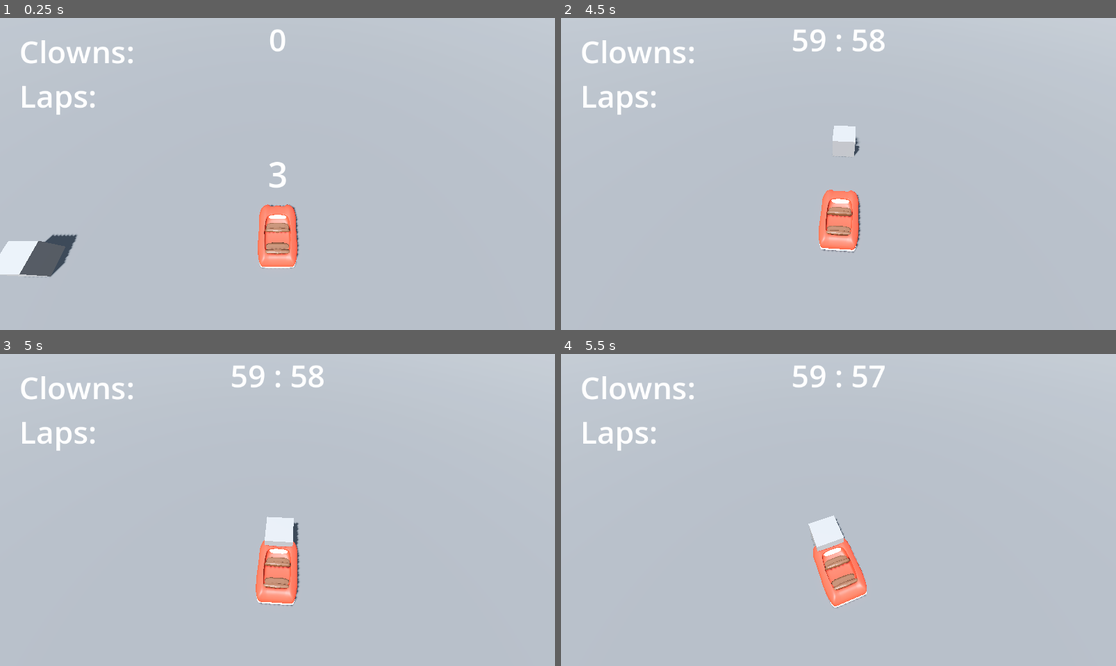
Above: before the commit, frames 1-4 (two rows, left to right).
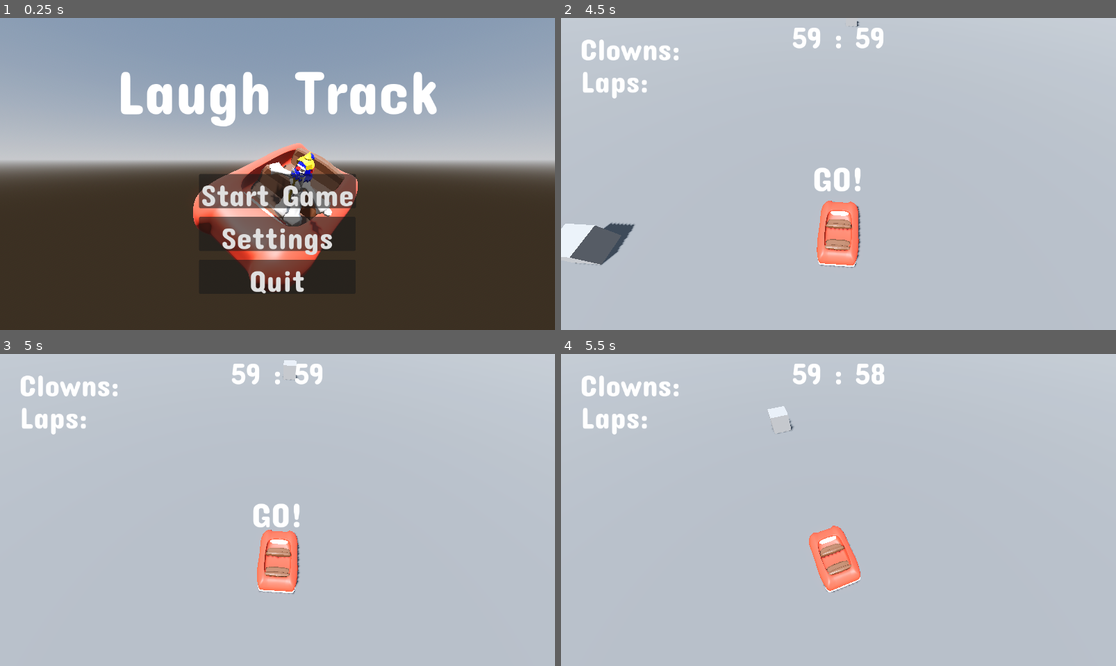
Above: after the commit, the same moments.

Repository: andyman/laughtrack
Game: Godot game, scene res://scenes/MainMenu.tscn
The game is run twice, just before and just after one commit, with the same random seed, the same clock (stepped at 60 frames per second) and the same inputs. Before the commit the project starts from res://scenes/UI_Test_main_scene_with_track_using_path3d.tscn.
Inputs (mouse positions are in pixels of both pictures, inside the frame that each line leads up to):
- Up to frame 1 (0.25 s): no input
- Up to frame 2 (4.5 s): click (838, 233) at 0.5 s, where only the run after the commit has a clickable "Settings"; click (838, 189) at 1.25 s, where only the run after the commit has a clickable "Start Game"; move the mouse to (866, 174) at 2.02 s; hold W (accelerate) from 2.03 s (still down); click (866, 174) at 2.1 s; tap Enter at 2.75 s; move the mouse to (810, 174) at 2.77 s; click (810, 174) at 2.85 s; move the mouse to (849, 167) at 3.52 s; click (849, 167) at 3.6 s; move the mouse to (832, 180) at 4.27 s; click (832, 180) at 4.35 s
- Up to frame 3 (5 s): keep holding W (accelerate)
- Up to frame 4 (5.5 s): keep holding W (accelerate); move the mouse to (877, 513) at 5.02 s; click (877, 513) at 5.1 s

The runs differ from the first frame. In frame 1, 84% of the frame differs, in the area x 0-100%, y 0-100%; in frame 2, 5.0%; in frame 3, 3.5%; in frame 4, 3.4%.
Error after the commit: Attempt to call function 'play' in base 'null instance' on a null instance. (res://scenes/SettingsButton.gd:14)

Commit message:
Main Menus and sounds

Diff:
--- a/UI/hud.tres
+++ b/UI/hud.tres
@@ -1,7 +1,7 @@
 [gd_resource type="Theme" load_steps=2 format=3 uid="uid://csmql14t37xar"]
 
-[ext_resource type="FontFile" path="res://scenes/ConcertOne-Regular.ttf" id="1_cofmt"]
+[ext_resource type="FontFile" uid="uid://dp62j3fcwq8a6" path="res://UI/ConcertOne-Regular.ttf" id="1_h26t2"]
 
 [resource]
-default_font = ExtResource("1_cofmt")
+default_font = ExtResource("1_h26t2")
 default_font_size = 64
--- a/project.godot
+++ b/project.godot
@@ -11,7 +11,7 @@
 [application]
 
 config/name="Laugh Track"
-run/main_scene="res://scenes/UI_Test_main_scene_with_track_using_path3d.tscn"
+run/main_scene="res://scenes/MainMenu.tscn"
 config/features=PackedStringArray("4.2", "Mobile")
 run/max_fps=60
 config/icon="res://icon.svg"
@@ -76,6 +76,11 @@
 "events": [Object(InputEventMouseButton,"resource_local_to_scene":false,"resource_name":"","device":-1,"window_id":0,"a …(256 unchanged characters)…
 ]
 }
+pause={
+"deadzone": 0.5,
+"events": [Object(InputEventKey,"resource_local_to_scene":false,"resource_name":"","device":-1,"window_id":0,"alt_pressed":false,"shift_pressed":false,"ctrl_pressed":false,"meta_pressed":false,"pressed":false,"keycode":0,"physical_keycode":80,"key_label":0,"unicode":112,"echo":false,"script":null)
+]
+}
 
 [layer_names]
 
--- /dev/null
+++ b/scenes/MainMenu.tscn
@@ -0,0 +1,103 @@
+[gd_scene load_steps=11 format=3 uid="uid://dawgdax5wtcwx"]
+
+[ext_resource type="PackedScene" uid="uid://bs4d23cmbkc4m" path="res://artwork/clowns/clown.glb" id="1_bati4"]
+[ext_resource type="PackedScene" uid="uid://c3cbb6ddjy4ys" path="res://artwork/car/clowncar3.glb" id="2_x8dvv"]
+[ext_resource type="Theme" uid="uid://csmql14t37xar" path="res://UI/hud.tres" id="3_28ljp"]
+[ext_resource type="Script" path="res://scenes/StartButton.gd" id="4_c32hg"]
+[ext_resource type="Script" path="res://scenes/QuitButton.gd" id="4_tdc1b"]
+[ext_resource type="Script" path="res://scenes/SettingsButton.gd" id="5_00ytd"]
+[ext_resource type="AudioStream" uid="uid://dc0c5nsj08kvy" path="res://audio/effects/DMoshgoofy_statement.wav" id="6_yflig"]
+
+[sub_resource type="ProceduralSkyMaterial" id="ProceduralSkyMaterial_yysij"]
+sky_horizon_color = Color(0.64625, 0.65575, 0.67075, 1)
+ground_horizon_color = Color(0.64625, 0.65575, 0.67075, 1)
+
+[sub_resource type="Sky" id="Sky_tjij1"]
+sky_material = SubResource("ProceduralSkyMaterial_yysij")
+
+[sub_resource type="Environment" id="Environment_2mtmx"]
+background_mode = 2
+sky = SubResource("Sky_tjij1")
+tonemap_mode = 2
+ssao_enabled = true
+glow_enabled = true
+
+[node name="Node3D" type="Node3D"]
+
+[node name="Camera3D" type="Camera3D" parent="."]
+transform = Transform3D(-0.902961, -0.0305895, 0.428633, 6.22309e-09, 0.997463, 0.0711842, -0.429723, 0.0642765, -0.90067, 3.48799, 6.31085, -9.71608)
+far = 1000.0
+
+[node name="clown" parent="." instance=ExtResource("1_bati4")]
+transform = Transform3D(-0.330086, -0.00169693, 0.943949, -0.494463, 0.852137, -0.171375, -0.804083, -0.523316, -0.282118, 1.36836, 6.28973, -6.55613)
+
+[node name="WorldEnvironment" type="WorldEnvironment" parent="."]
+environment = SubResource("Environment_2mtmx")
+
+[node name="DirectionalLight3D" type="DirectionalLight3D" parent="."]
+transform = Transform3D(-0.866025, -0.433013, 0.25, 0, 0.5, 0.866025, -0.5, 0.75, -0.433013, 0, 0, 0)
+shadow_enabled = true
+
+[node name="clowncar3" parent="." instance=ExtResource("2_x8dvv")]
+transform = Transform3D(0.52832, 0, -0.849045, 0.522117, 0.788569, 0.324888, 0.669531, -0.614946, 0.416617, 0.922692, 5.40517, -5.11298)
+
+[node name="CanvasLayer" type="CanvasLayer" parent="."]
+
+[node name="Label" type="Label" parent="CanvasLayer"]
+anchors_preset = -1
+anchor_left = 0.208
+anchor_right = 0.792
+anchor_bottom = 0.309
+offset_left = 289.384
+offset_top = 74.0
+offset_right = -289.384
+offset_bottom = -103.232
+grow_horizontal = 2
+theme = ExtResource("3_28ljp")
+theme_override_font_sizes/font_size = 128
+text = "Laugh Track"
+
+[node name="MainMenuButtons" type="VBoxContainer" parent="CanvasLayer"]
+anchors_preset = -1
+anchor_left = 0.359
+anchor_top = 0.5
+anchor_right = 0.641
+anchor_bottom = 1.0
+offset_left = -0.568024
+offset_right = 0.567993
+grow_horizontal = 2
+grow_vertical = 0
+theme = ExtResource("3_28ljp")
+
+[node name="StartButton" type="Button" parent="CanvasLayer/MainMenuButtons"]
+layout_mode = 2
+theme = ExtResource("3_28ljp")
+text = "Start Game"
+script = ExtResource("4_c32hg")
+
+[node name="Container" type="Container" parent="CanvasLayer/MainMenuButtons"]
+custom_minimum_size = Vector2(0, 10.17)
+layout_mode = 2
+
+[node name="SettingsButton" type="Button" parent="CanvasLayer/MainMenuButtons"]
+layout_mode = 2
+theme = ExtResource("3_28ljp")
+text = "Settings"
+script = ExtResource("5_00ytd")
+
+[node name="settingsound" type="AudioStreamPlayer" parent="CanvasLayer/MainMenuButtons/SettingsButton"]
+stream = ExtResource("6_yflig")
+
+[node name="Container2" type="Container" parent="CanvasLayer/MainMenuButtons"]
+custom_minimum_size = Vector2(0, 10.17)
+layout_mode = 2
+
+[node name="QuitButton" type="Button" parent="CanvasLayer/MainMenuButtons"]
+layout_mode = 2
+theme = ExtResource("3_28ljp")
+text = "Quit"
+script = ExtResource("4_tdc1b")
+
+[connection signal="pressed" from="CanvasLayer/MainMenuButtons/StartButton" to="CanvasLayer/MainMenuButtons/StartButton" method="_on_pressed"]
+[connection signal="pressed" from="CanvasLayer/MainMenuButtons/SettingsButton" to="CanvasLayer/MainMenuButtons/SettingsButton" method="_on_pressed"]
+[connection signal="pressed" from="CanvasLayer/MainMenuButtons/QuitButton" to="CanvasLayer/MainMenuButtons/QuitButton" method="_on_pressed"]
--- /dev/null
+++ b/scenes/QuitButton.gd
@@ -0,0 +1,21 @@
+extends Button
+
+
+# Called when the node enters the scene tree for the first time.
+func _ready():
+	pass # Replace with function body.
+
+	#if event.is_action_pressed("ui_cancel"):
+
+
+# Called every frame. 'delta' is the elapsed time since the previous frame.
+func _process(delta):
+	pass
+
+func _on_pressed():
+	if OS.get_name() != "Web":
+		Input.mouse_mode = Input.MOUSE_MODE_VISIBLE
+		get_tree().quit()
+	else:
+		Input.mouse_mode = Input.MOUSE_MODE_VISIBLE
+	pass # Replace with function body.
--- /dev/null
+++ b/scenes/SettingsButton.gd
@@ -0,0 +1,15 @@
+extends Button
+
+
+# Called when the node enters the scene tree for the first time.
+func _ready():
+	pass # Replace with function body.
+
+
+# Called every frame. 'delta' is the elapsed time since the previous frame.
+func _process(delta):
+	pass
+
+func _on_pressed():
+	$startsound.play()
+	pass # Replace with function body.
--- /dev/null
+++ b/scenes/StartButton.gd
@@ -0,0 +1,16 @@
+extends Button
+
+
+# Called when the node enters the scene tree for the first time.
+func _ready():
+	pass # Replace with function body.
+
+
+# Called every frame. 'delta' is the elapsed time since the previous frame.
+func _process(delta):
+	pass
+
+func _on_pressed():
+	# Change string to swap first level
+	get_tree().change_scene_to_file("res://scenes/UI_Test_main_scene_with_track_using_path3d.tscn")
+	pass # Replace with function body.
Not shown, added: audio/effects/DMoshgoofy_laugh.wav.import
Not shown, added: audio/effects/DMoshgoofy_laugh2.wav.import
Not shown, added: audio/effects/DMoshgoofy_statement.wav.import
Not shown, added: audio/music/circus-145017.mp3.import
Not shown: 1 places in scenes/UI_Test_main_scene_with_track_using_path3d.tscn that only renumber resources
Binary file added: scripts/ConcertOne-Regular.ttf
Not shown, added: scripts/ConcertOne-Regular.ttf.import
Not shown, added: audio/effects/DMoshgoofy_laugh.wav
Not shown, added: audio/effects/DMoshgoofy_laugh2.wav
Not shown, added: audio/effects/DMoshgoofy_statement.wav
Not shown, added: audio/music/circus-145017.mp3
